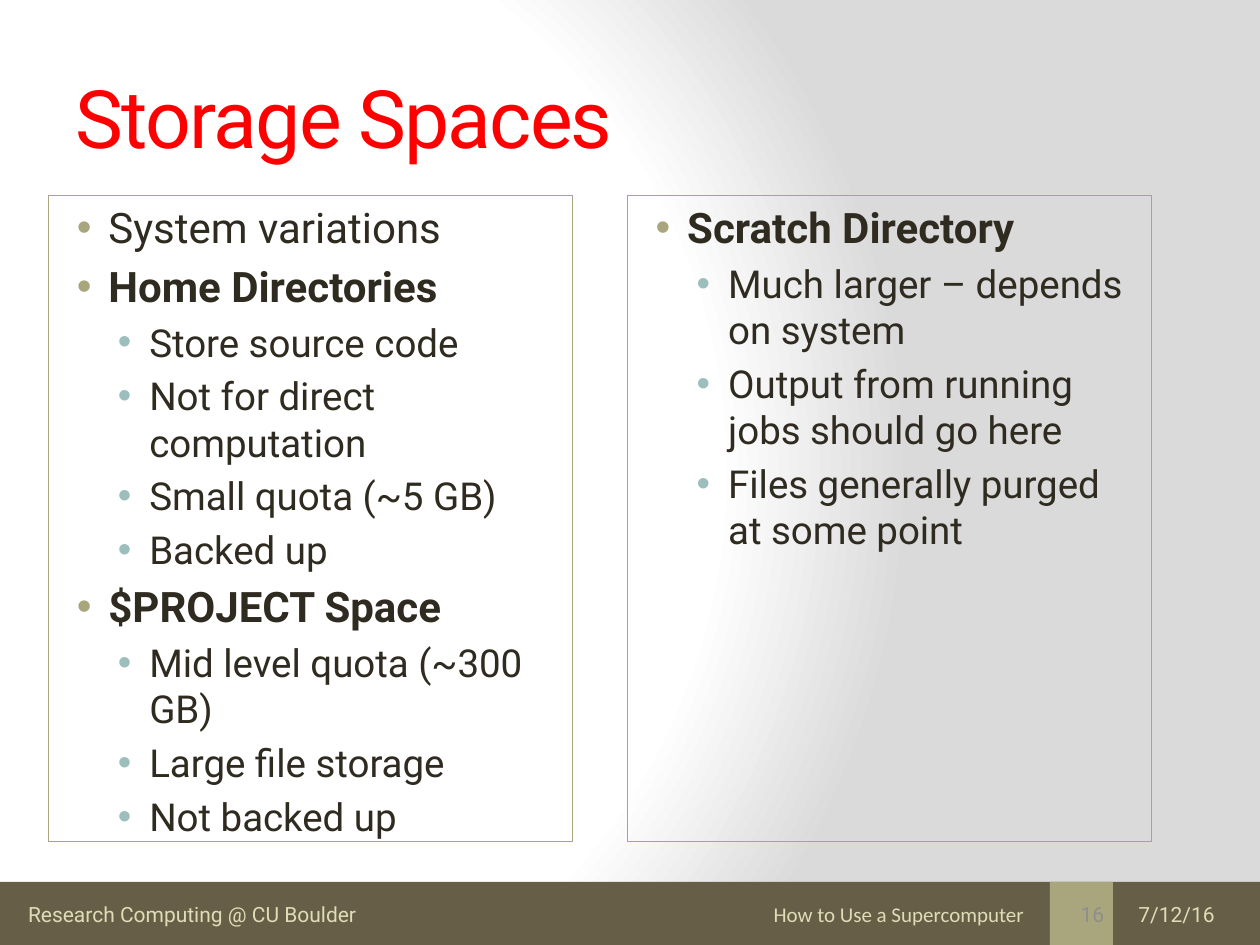
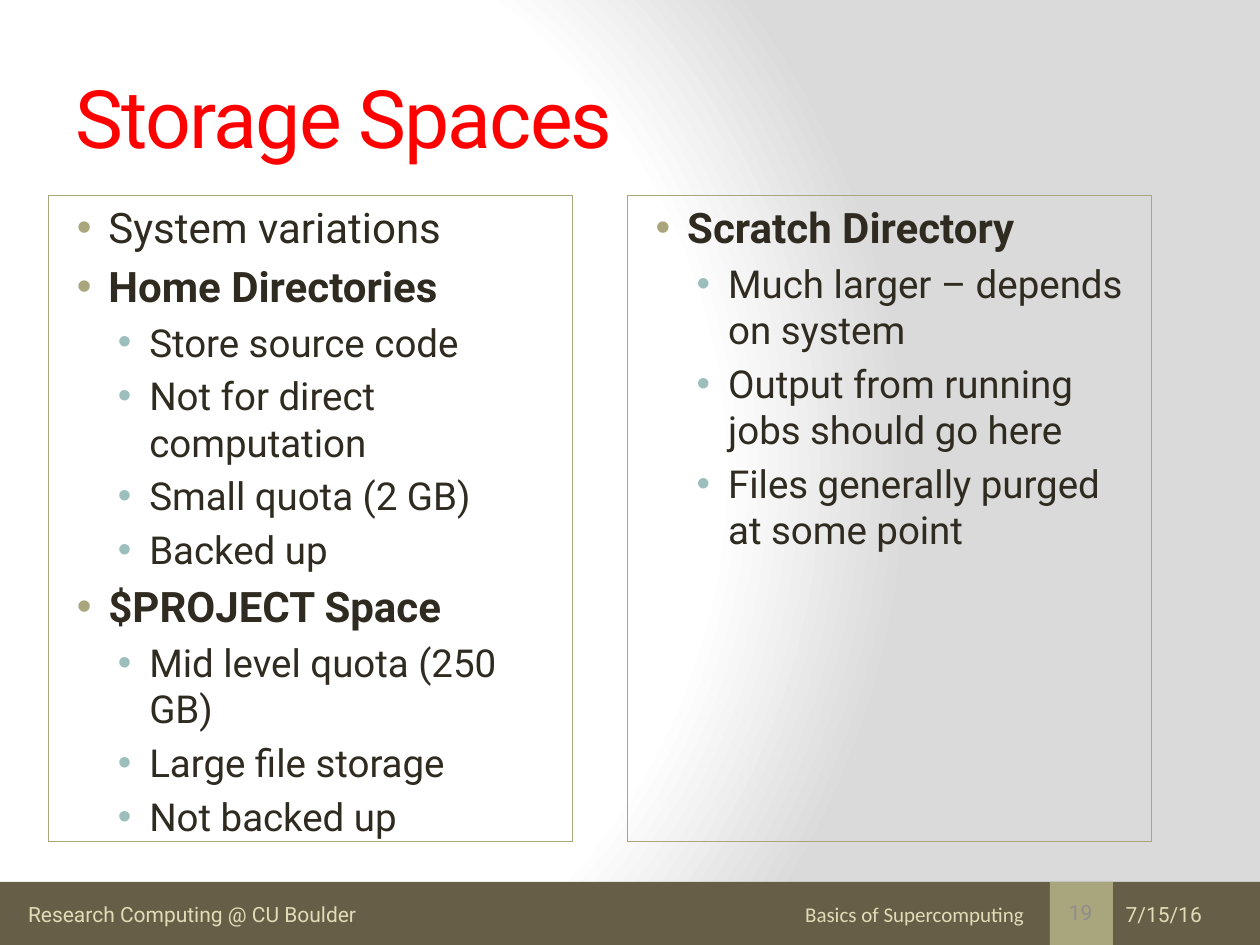
Before and after one commit to kkwinner/Final_Tutorials, a slide deck: slide 19 of Basics_Supercomputing/what_is_supercomputer.pptx (slide 16 before the commit). Drawn at 1260x945 pixels with LibreOffice and Linux fonts; fonts in the diff are those of the drawing. Boxes give left, top, right and bottom in pixels: in the first picture for what was removed or moved away, otherwise in the second. Text is boxed around its words. In the diff, an @@ line names an element or a change of style, - is before the commit and + after.

Commit message:
Updated talks for 2016 Basics Workshop

```diff
--- a/Basics_Supercomputing/what_is_supercomputer.pptx
+++ b/Basics_Supercomputing/what_is_supercomputer.pptx
@@ text at <box>149,479,470,519</box>: text changed @@
-  • Small quota (~5 GB)
+  • Small quota (2 GB)
@@ text at <box>149,646,496,732</box>: text changed @@
-  • Mid level quota (~300 GB)
+  • Mid level quota (250 GB)
@@ text at <box>805,907,1024,926</box>: text changed @@
-How to Use a Supercomputer
+Basics of Supercomputing
@@ text at <box>1126,907,1202,923</box>: text changed @@
-7/12/16
+7/15/16
```
Also in this commit, not shown: 24 other slides changed, 10 slides added, 1 slide removed, 2 other files.
